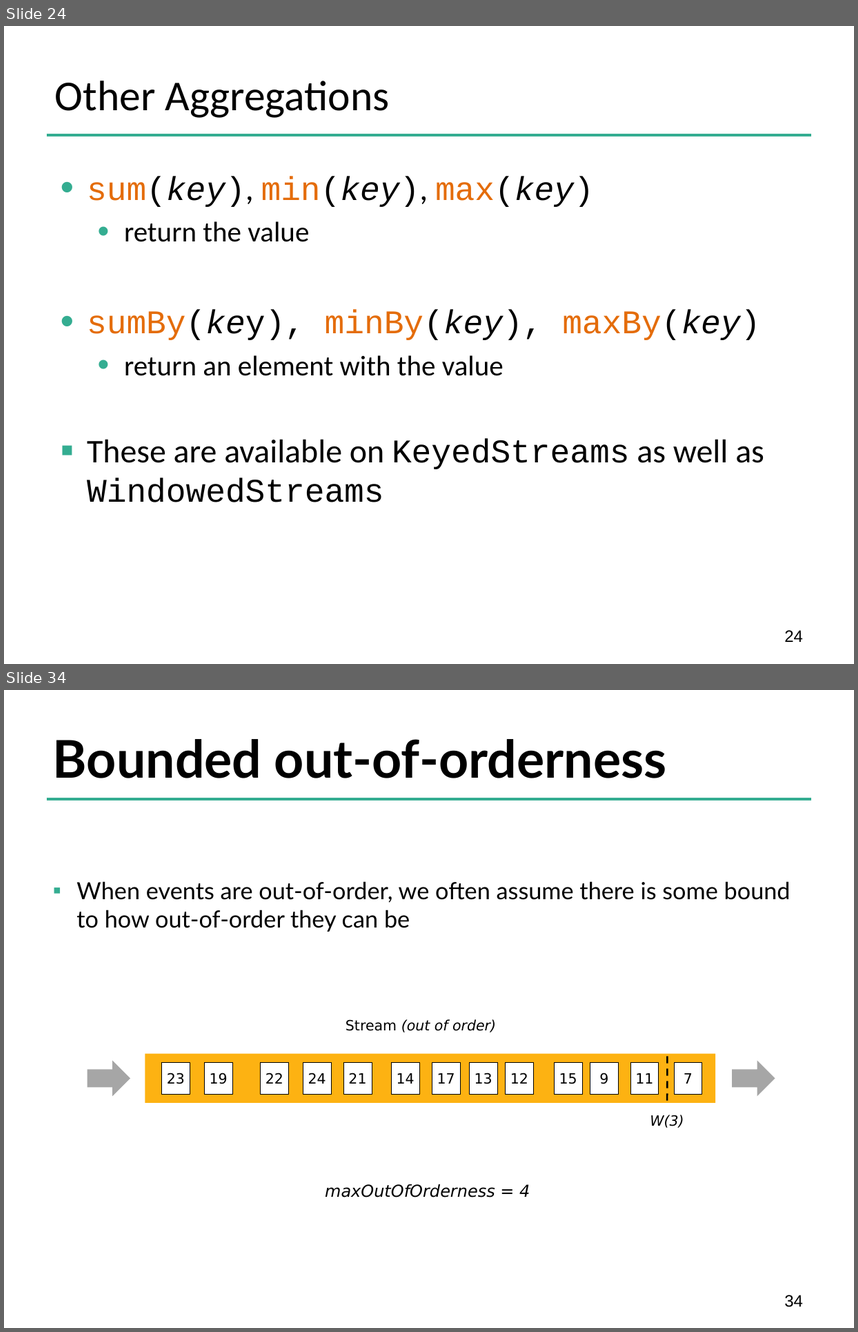
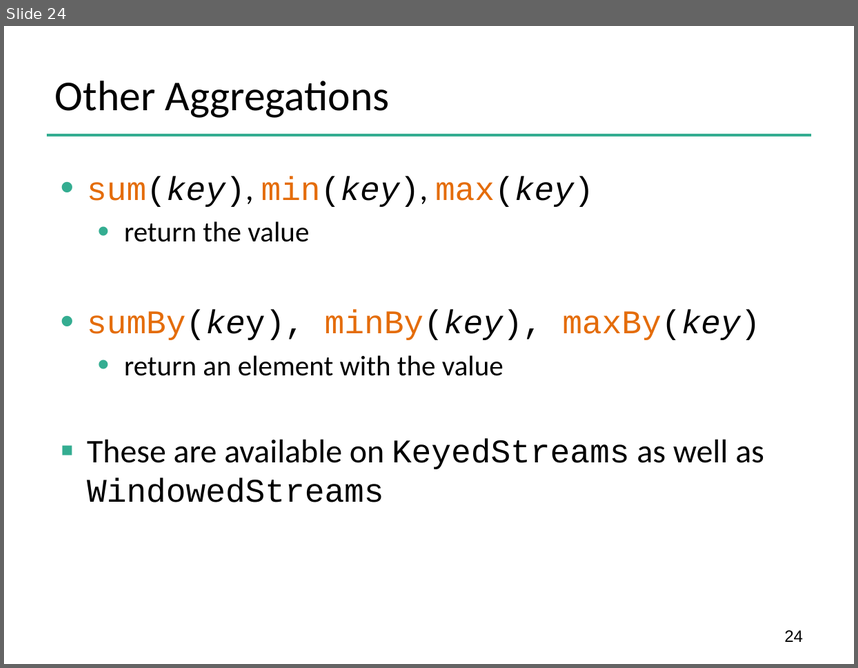
Before and after one commit to dataArtisans/flink-training-web, a slide deck: slides/flink_stream_windows.pptx. Shown one above the other, each under a label of ours: slides 24 and 34 before the commit, slide 24 after it; the slides between them are not shown. The pictures are 858x1332 and 858x668 pixels, drawn with LibreOffice and Linux fonts; fonts in the diff are those of the drawing; background and template pictures are left out. Boxes give left, top, right and bottom in pixels: in the first picture for what was removed or moved away, otherwise in the second. Text is boxed around its words. In the diff, an @@ line names an element or a change of style, - is before the commit and + after.

```diff
--- a/slides/flink_stream_windows.pptx
+++ b/slides/flink_stream_windows.pptx
@@ slide 34 removed at (4,690,854,1328), background #FFFFFF; not listed: 1 template element that a slide beside it also shows @@
@@ title removed at (53,739,667,778) @@
-Bounded out-of-orderness
@@ text removed at (76,881,791,931) @@
-▪ When events are out-of-order, we often assume there is some bound to how out-of-order they can be
@@ text removed at (346,1019,496,1032) @@
-Stream (out of order)
@@ right arrow removed at (87,1060,131,1096) @@
@@ rectangle removed at (145,1054,715,1103) @@
@@ line removed from (667, 1056) to (667, 1105) @@
@@ right arrow removed at (732,1060,775,1096) @@
@@ rectangle removed at (162,1063,190,1094) @@
-23
@@ rectangle removed at (205,1063,232,1094) @@
-19
@@ rectangle removed at (261,1063,289,1094) @@
-22
@@ rectangle removed at (303,1063,331,1094) @@
-24
@@ rectangle removed at (344,1063,372,1094) @@
-21
@@ rectangle removed at (392,1063,419,1094) @@
-14
@@ rectangle removed at (432,1063,461,1094) @@
-17
@@ rectangle removed at (469,1063,497,1094) @@
-13
@@ rectangle removed at (506,1063,534,1094) @@
-12
@@ rectangle removed at (554,1063,582,1094) @@
-15
@@ rectangle removed at (590,1063,618,1094) @@
-9
@@ rectangle removed at (631,1063,659,1094) @@
-11
@@ rectangle removed at (674,1063,702,1094) @@
-7
@@ text removed at (650,1114,684,1127) @@
-W(3)
@@ text removed at (325,1183,530,1197) @@
-maxOutOfOrderness = 4
@@ page number removed at (784,1294,803,1307) @@
-34
```
Also in this commit, not shown: 3 slides changed, 1 slide added, 21 other slides removed, 40 other files.
